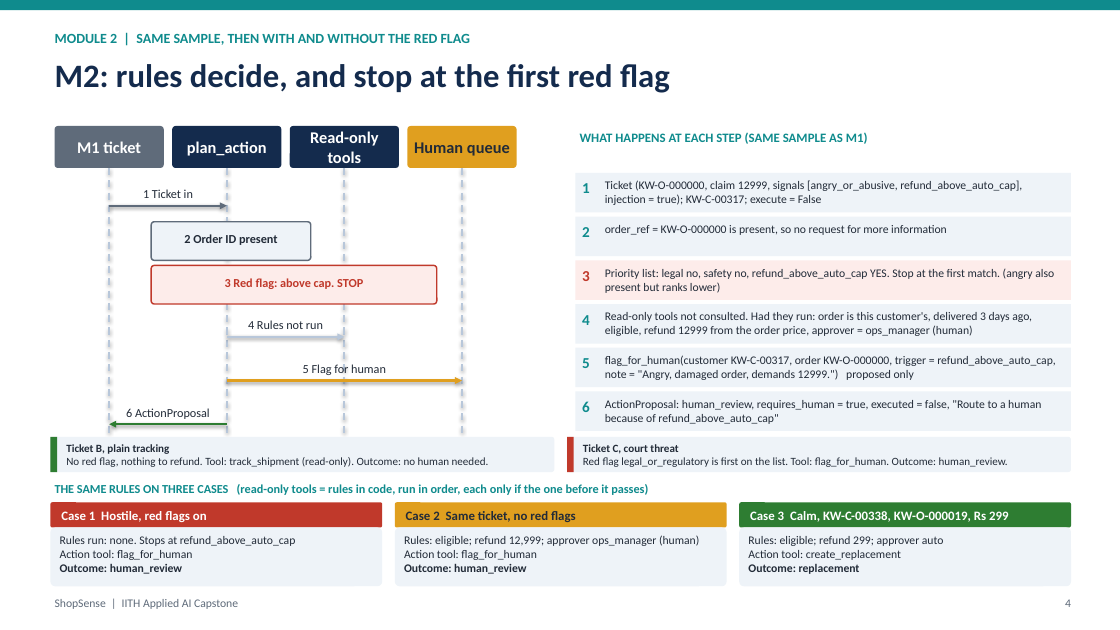
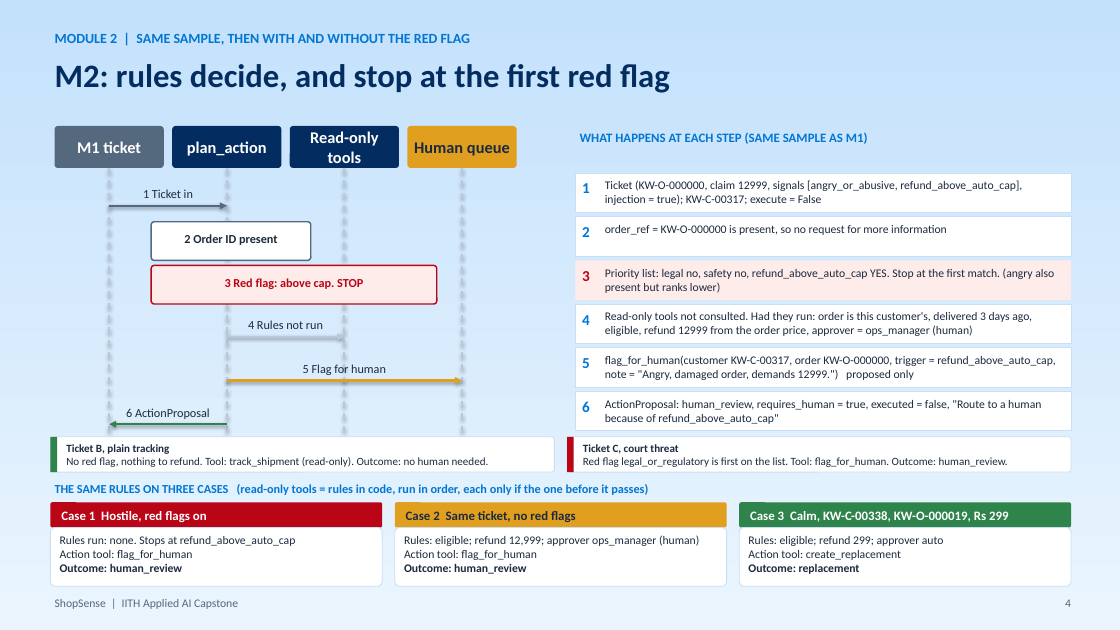
Before and after one commit to abhraj786/iith-ai-capstone-shopsense, a slide deck: slide 4 of docs/deck/iith-ai-capstone-shopsense.pptx. Drawn at 1120x630 pixels with LibreOffice and Linux fonts; fonts in the diff are those of the drawing. Boxes give left, top, right and bottom in pixels: in the first picture for what was removed or moved away, otherwise in the second. Text is boxed around its words. In the diff, an @@ line names an element or a change of style, - is before the commit and + after.

Commit message:
Deck: pale-blue gradient background, white cards, navy and bright-blue palette

```diff
--- a/docs/deck/iith-ai-capstone-shopsense.pptx
+++ b/docs/deck/iith-ai-capstone-shopsense.pptx
@@ background #FFFFFF to gradient #EAF5FE to #C4E1FC @@
@@ rectangle removed at <box>0,0,1120,10</box> @@
@@ text "M2: rules decide, and stop ..." at <box>55,64,670,93</box>: text colour #142B4D to #032D60 @@
@@ rounded rectangle "M1 ticket" at <box>55,126,164,168</box>: fill #5F6B7A to #54697E @@
@@ rounded rectangle "plan_action" at <box>172,126,281,168</box>: fill #142B4D to #032D60 @@
@@ rounded rectangle "Read-only tools" at <box>290,126,399,168</box>: fill #142B4D to #032D60 @@
@@ arrow (109, 206) - (227, 206): stroke #5F6B7A 2 pt to #54697E 2 pt @@
@@ rounded rectangle at <box>151,222,311,260</box>: fill #EEF3F8 to #FFFFFF; outline #5F6B7A 1.25 pt to #54697E 1.25 pt @@
@@ rounded rectangle at <box>151,266,437,304</box>: outline #C0392B 1.25 pt to #BA0517 1.25 pt @@
@@ text "3" at <box>582,271,590,281</box>: text colour #C0392B to #BA0517 @@
@@ text "3 Red flag: above cap. ..." at <box>225,278,363,289</box>: text colour #C0392B to #BA0517 @@
@@ rectangle at <box>50,437,57,472</box>: fill #2E7D32 to #2E844A @@
@@ arrow (227, 424) - (109, 424): stroke #2E7D32 2 pt to #2E844A 2 pt @@
@@ fill #EEF3F8 to #FFFFFF; outline none to #C9DFF5 0.75 pt in 10 elements at <box>576,173,1071,213</box>, <box>576,217,1071,256</box>, <box>576,304,1071,344</box>, <box>576,348,1071,387</box>, <box>576,392,1071,431</box>, <box>50,528,382,586</box>, <box>395,528,727,586</box>, <box>739,528,1071,586</box>, <box>50,437,555,472</box>, <box>567,437,1071,472</box> @@
@@ rectangle at <box>567,437,574,472</box>: fill #C0392B to #BA0517 @@
@@ text colour #222B38 to #1C2A3E in 18 elements at <box>408,126,517,168</box>, <box>143,189,193,198</box>, <box>184,234,277,245</box>, <box>248,320,323,329</box>, <box>303,364,386,375</box>, <box>126,408,210,419</box>, <box>605,180,1022,205</box>, <box>605,225,947,235</box>, <box>605,269,1054,293</box>, <box>605,312,1032,336</box>, <box>605,355,1056,380</box>, <box>605,400,1041,424</box>, <box>60,536,296,574</box>, <box>406,511,576,522</box>, <box>404,535,699,574</box>, <box>748,536,944,574</box>, <box>66,444,489,467</box>, <box>583,444,1008,467</box> @@
@@ text colour #0F8B8D to #0176D3 in 8 elements at <box>55,34,471,45</box>, <box>580,132,868,144</box>, <box>582,183,590,193</box>, <box>582,227,590,237</box>, <box>582,315,590,325</box>, <box>582,358,590,368</box>, <box>582,401,590,412</box>, <box>55,484,648,495</box> @@
@@ rounded rectangle at <box>50,502,382,528</box>: fill #C0392B to #BA0517 @@
@@ rounded rectangle at <box>739,502,1071,528</box>: fill #2E7D32 to #2E844A @@
@@ text "ShopSense | IITH Applied AI ..." at <box>55,599,238,609</box>: text colour #5F6B7A to #54697E @@
@@ text "4" at <box>1065,599,1071,607</box>: text colour #5F6B7A to #54697E @@
```
Also in this commit, not shown: 9 other slides changed, 1 other file.
